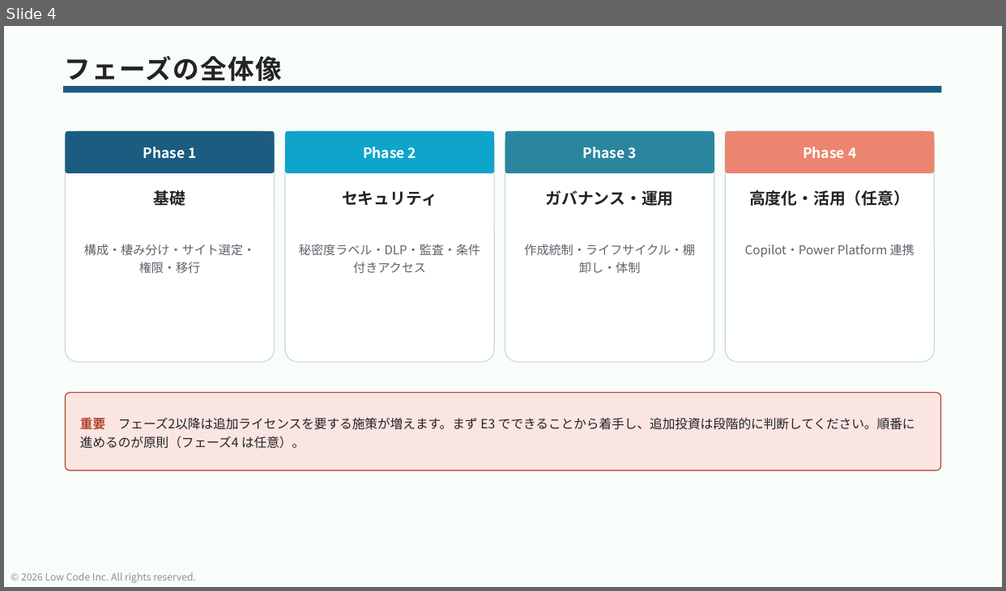
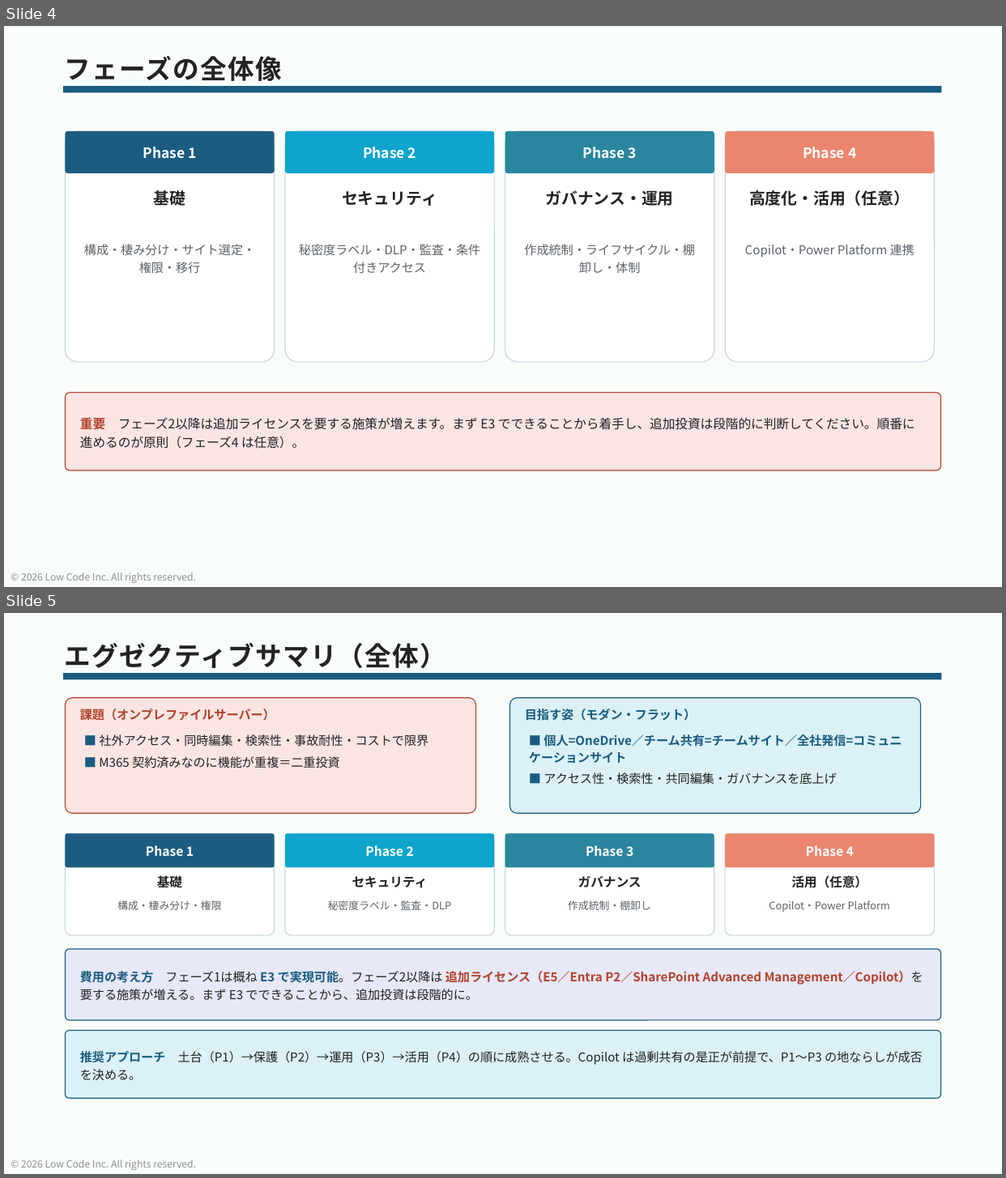
Before and after one commit to takuyanakamura881awc-beep/awc-naka881-repo, a slide deck: sharepoint-online-guide/SharePoint-Online活用ガイド_フェーズ1-4.pptx. Shown one above the other, each under a label of ours: slide 4 before the commit, slides 4 and 5 after it. The pictures are 1006x591 and 1006x1178 pixels, drawn with LibreOffice and Linux fonts; fonts in the diff are those of the drawing. Boxes give left, top, right and bottom in pixels: in the first picture for what was removed or moved away, otherwise in the second. Text is boxed around its words. In the diff, an @@ line names an element or a change of style, - is before the commit and + after.

```diff
--- a/sharepoint-online-guide/SharePoint-Online活用ガイド_フェーズ1-4.pptx
+++ b/sharepoint-online-guide/SharePoint-Online活用ガイド_フェーズ1-4.pptx
@@ slide 5 added at (4,613,1002,1174), background #F8FDFA; not listed: 2 template elements that a slide beside it also shows @@
@@ title added at (65,643,447,668), 28 pt, text #232323, bold @@
+エグゼクティブサマリ（全体）
@@ rounded rectangle added at (65,698,475,813), fill #FAE5E3, outline #B0432B 1 pt @@
@@ text added at (80,709,275,721), 13 pt, text #B0432B, bold @@
+課題（オンプレファイルサーバー）
@@ rounded rectangle added at (509,698,920,813), fill #DBF1F7, outline #1B5C80 1 pt @@
@@ text added at (525,709,696,721), 13 pt, text #1B5C80, bold @@
+目指す姿（モダン・フラット）
@@ text added at (99,735,428,769), 13 pt, text #232323 @@
+■ 社外アクセス・同時編集・検索性・事故耐性・コストで限界
+■ M365 契約済みなのに機能が重複＝二重投資
@@ text added at (529,735,901,785), 13 pt, text #1B5C80, bold @@
+■ 個人=OneDrive／チーム共有=チームサイト／全社発信=コミュニケーションサイト
+■ アクセス性・検索性・共同編集・ガバナンスを底上げ
@@ rounded rectangle added at (65,833,275,935), fill #FFFFFF, outline #C7D6DD 1 pt @@
@@ rounded rectangle added at (65,833,275,867), fill #1B5C80 @@
@@ text added at (146,845,194,856), 13.5 pt, text #FFFFFF, bold @@
+Phase 1
@@ rounded rectangle added at (285,833,494,935), fill #FFFFFF, outline #C7D6DD 1 pt @@
@@ rounded rectangle added at (285,833,494,867), fill #0FA4CC @@
@@ text added at (365,845,414,856), 13.5 pt, text #FFFFFF, bold @@
+Phase 2
@@ rounded rectangle added at (505,833,714,935), fill #FFFFFF, outline #C7D6DD 1 pt @@
@@ rounded rectangle added at (505,833,714,867), fill #2A869E @@
@@ text added at (586,845,633,856), 13.5 pt, text #FFFFFF, bold @@
+Phase 3
@@ rounded rectangle added at (725,833,934,935), fill #FFFFFF, outline #C7D6DD 1 pt @@
@@ rounded rectangle added at (725,833,934,867), fill #EC856F @@
@@ text added at (806,845,854,856), 13.5 pt, text #FFFFFF, bold @@
+Phase 4
@@ text added at (157,874,182,891), 13.5 pt, text #232323, bold @@
+基礎
@@ text added at (352,876,428,888), 13.5 pt, text #232323, bold @@
+セキュリティ
@@ text added at (578,876,641,888), 13.5 pt, text #232323, bold @@
+ガバナンス
@@ text added at (791,875,867,888), 13.5 pt, text #232323, bold @@
+活用（任意）
@@ text added at (117,901,221,910), 11 pt, text #5C636A @@
+構成・棲み分け・権限
@@ text added at (328,901,451,910), 11 pt, text #5C636A @@
+秘密度ラベル・監査・DLP
@@ text added at (568,901,651,910), 11 pt, text #5C636A @@
+作成統制・棚卸し
@@ text added at (769,901,890,912), 11 pt, text #5C636A @@
+Copilot・Power Platform
@@ rounded rectangle added at (65,949,941,1020), fill #E7E8F8, outline #1B5C80 1 pt @@
@@ text added at (80,971,923,1001), 13 pt, text #B0432B, bold @@
+費用の考え方 フェーズ1は概ね E3 で実現可能。フェーズ2以降は 追加ライセンス（E5／Entra P2／SharePoint Advanced Management／Copilot）を要する施策が増える。まず E3 でできることから、追加投資は段階的に。
@@ rounded rectangle added at (65,1030,941,1098), fill #DBF1F7, outline #1B5C80 1 pt @@
@@ text added at (80,1051,923,1080), 13 pt, text #232323 @@
+推奨アプローチ 土台（P1）→保護（P2）→運用（P3）→活用（P4）の順に成熟させる。Copilot は過剰共有の是正が前提で、P1〜P3 の地ならしが成否を決める。
```
Also in this commit, not shown: 1 slide changed.
